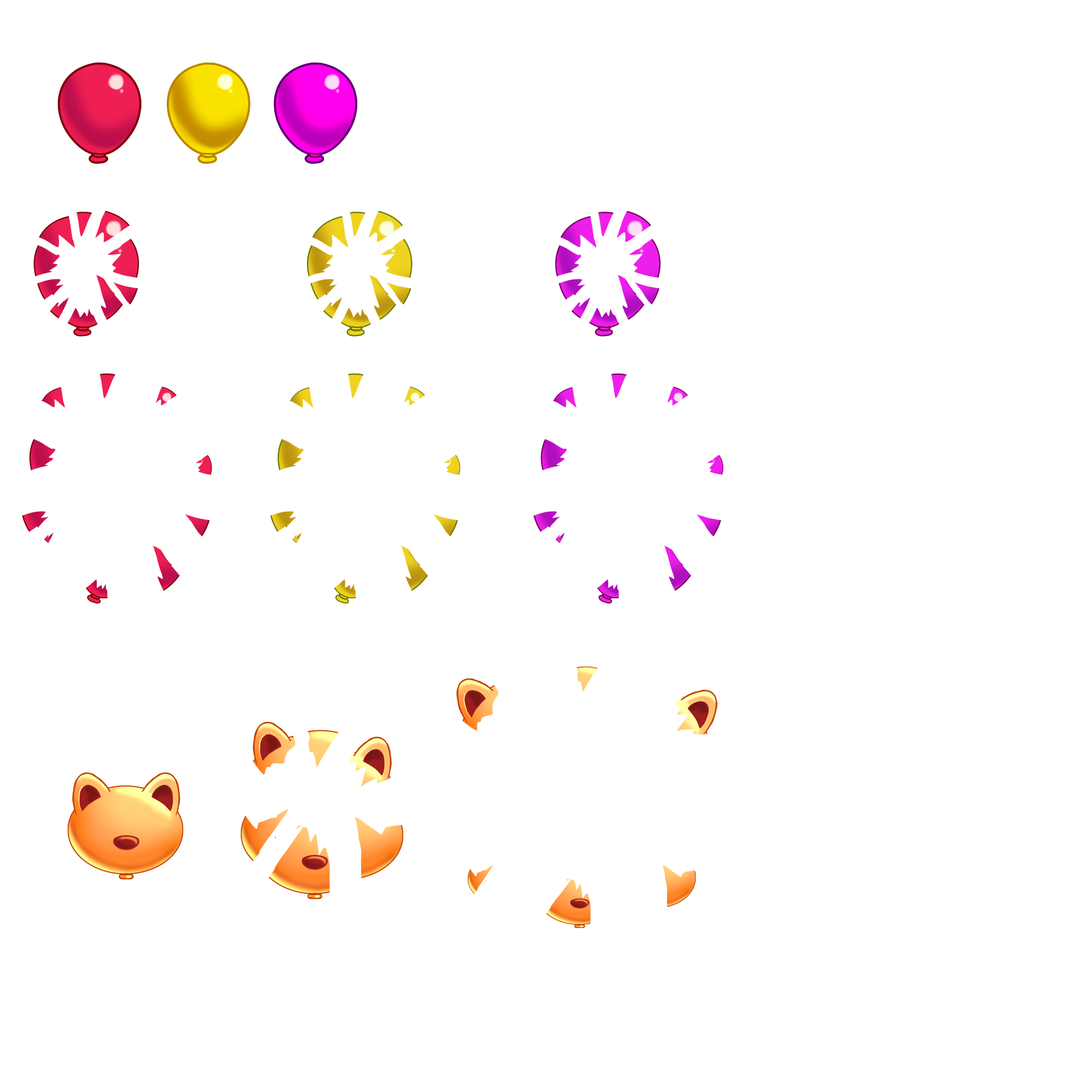
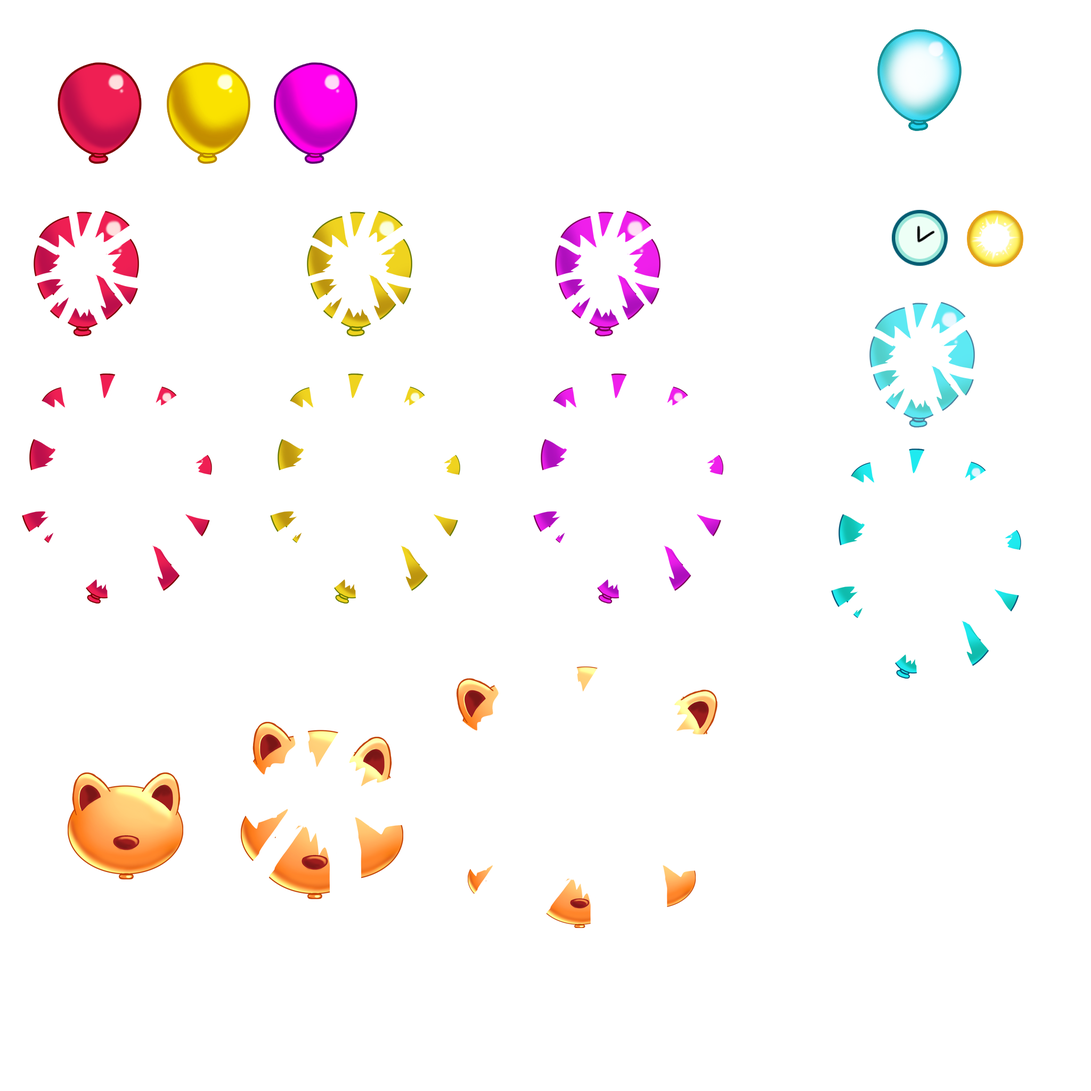
Layered file, before and after one edit (1091x1091). Changes by layer:
added layer "Layer 2 copy 11" above "Layer 2 copy 10" over [left=831, top=448, right=1022, bottom=679]
added layer "Layer 2 copy 10" above "Layer 2 copy 9" over [left=869, top=302, right=976, bottom=428]
added layer "Layer 2 copy 9" above "Layer 7" over [left=877, top=29, right=962, bottom=132]
added layer "Layer 7" above "Layer 6" over [left=969, top=212, right=1022, bottom=265]
added layer "Layer 6" above "Layer 5 copy 2" over [left=892, top=209, right=949, bottom=266]
